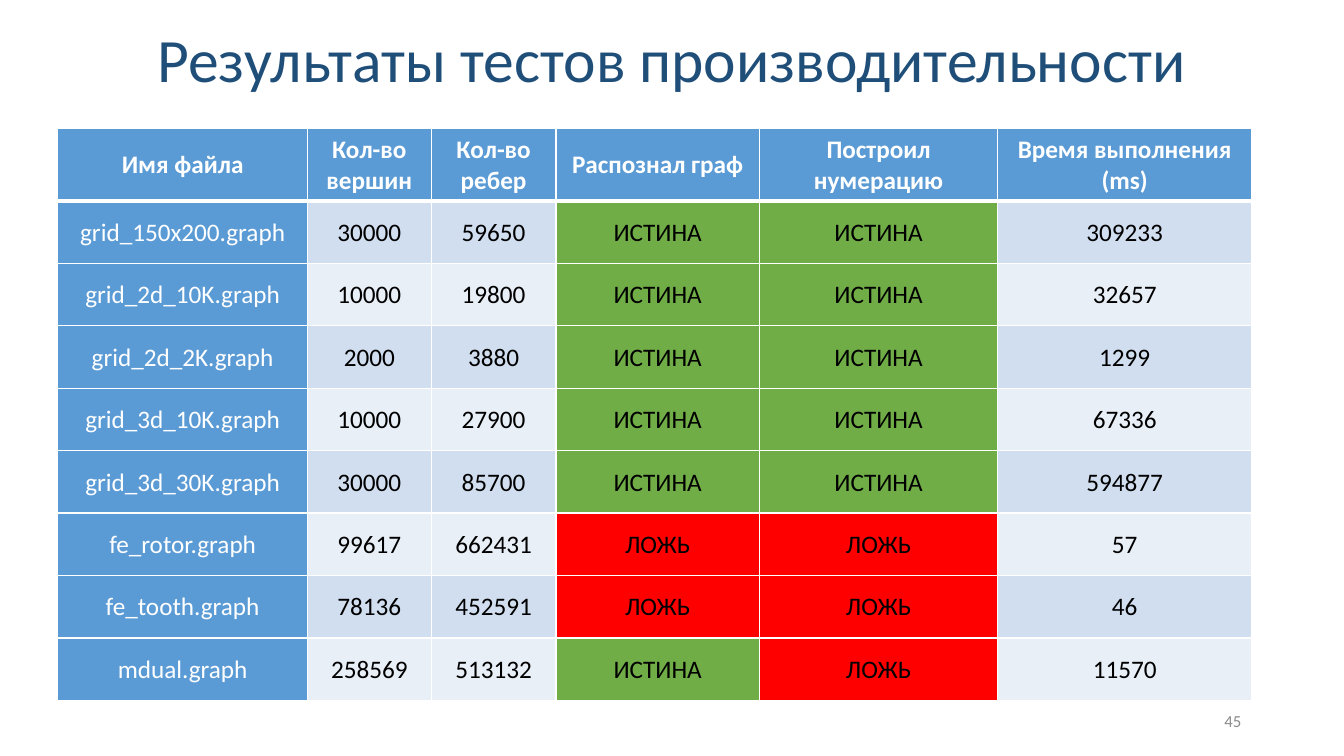
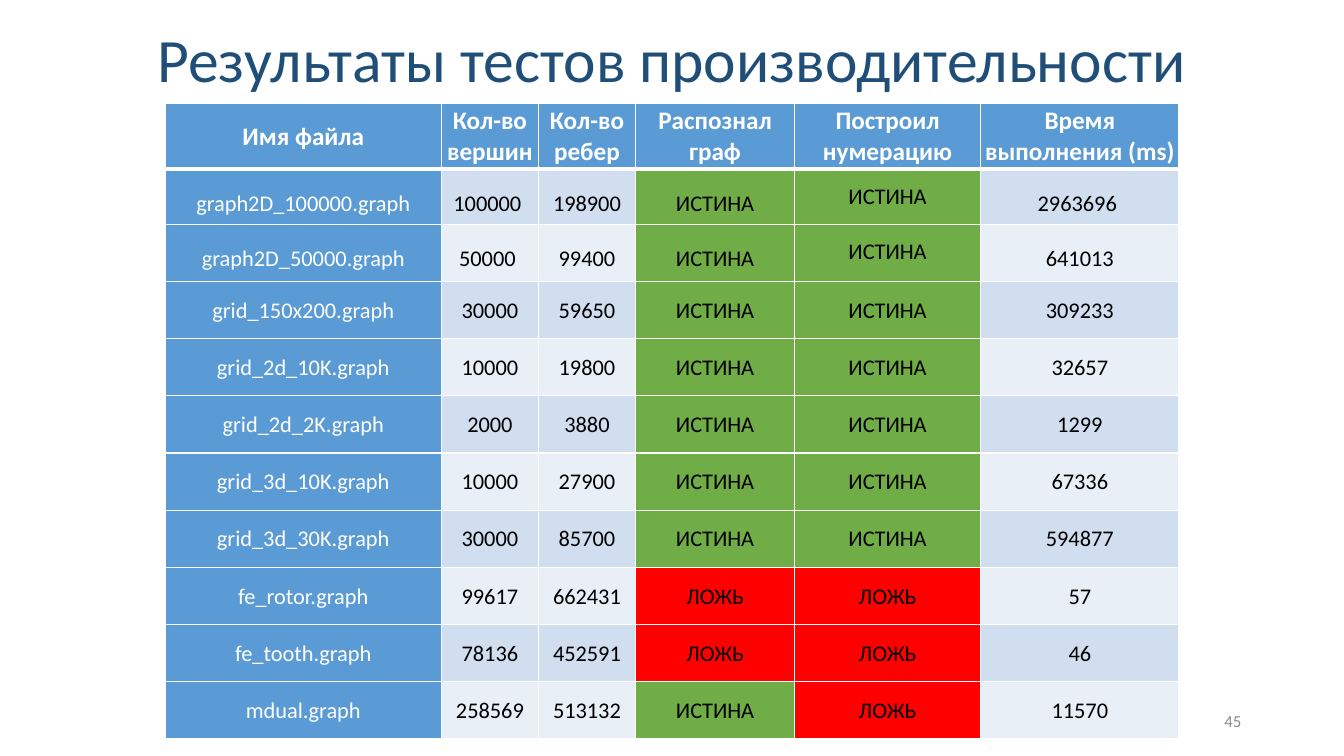
Before and after one commit to Linserous/NumericalGridGeneration, a slide deck: slide 45 of docs/Презентация v0.9.pptx. Drawn at 1344x756 pixels with LibreOffice and Linux fonts; fonts in the diff are those of the drawing. Boxes give left, top, right and bottom in pixels: in the first picture for what was removed or moved away, otherwise in the second. Text is boxed around its words. In the diff, an @@ line names an element or a change of style, - is before the commit and + after.

```diff
--- a/docs/Презентация v0.9.pptx
+++ b/docs/Презентация v0.9.pptx
@@ table at (165, 103, 1180, 739) @@
+row 2: graph2D_100000.graph | 100000 | 198900 | ИСТИНА | ИСТИНА | 2963696
+row 3: graph2D_50000.graph | 50000 | 99400 | ИСТИНА | ИСТИНА | 641013
@@ table: place and size @@
-table at (57, 129, 1253, 701)
+table at (165, 103, 1180, 739)
```
Also in this commit, not shown: 1 other file.
